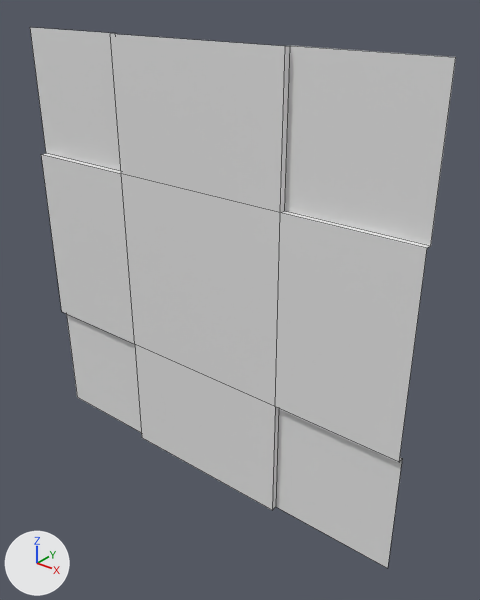
What one commit did to the FBX model Assets/Models/Traffic/Roads/Prop_SingleRoad_Crossroads.fbx.
Both versions are drawn from a 50 mm camera at (10.06, -27.22, 4.92) aimed at (4.39, -20.14, 0.53). The lights are fixed; the arrows at lower left show +X, +Y and +Z. Mesh edges are drawn as thin lines. Where no turn or scale is listed for an object, it has been applied to the vertices.

In view in the first picture: 'Prop_SingleRoad_Crossroads'.
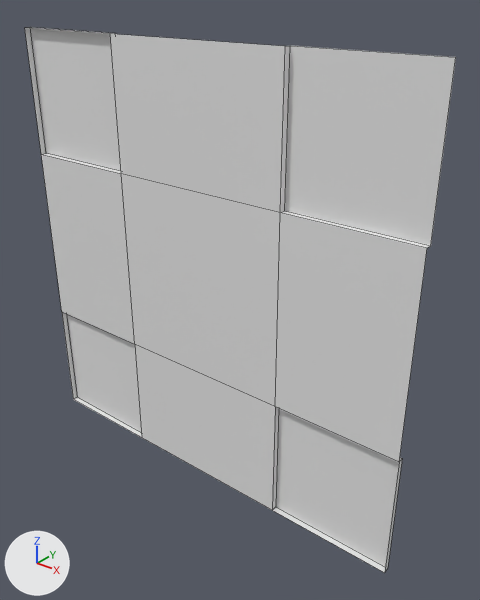
The newer file is also turned or shifted as a whole; pictures and numbers use the older file's frame.

Boxes [x1, y1, x2, y2] around the edits, measured in the pictures (480 x 600 px):
'Prop_SingleRoad_Crossroads', reshaped: before [30, 27, 456, 568]; after [25, 27, 456, 573]
part 1 of me_mesh_singleroad_crossroads, added: after [25, 27, 402, 573]

Edits to the bpy script that builds the scene:
```text
Change me_mesh_singleroad_crossroads:
    where me_mesh_singleroad_crossroads.from_pydata(...)  # 28 vertices, 17 faces; spans x -10.0..-3.0, y 0.0..0.1, z -3.5..3.5
    used by ob_prop_singleroad_crossroads; location = (10.36, -20.51, 0.7)
    verts and faces of me_mesh_singleroad_crossroads; kept vertices keep their numbers, new ones are numbered from 28
    before: 0 (-10.0, 0.0, -1.5) at pixel (61, 311), 1 (-3.0, 0.0, -1.5) at pixel (399, 462), 4 (-5.0, 0.0, -3.5) at pixel (272, 510), 5 (-8.0, 0.0, -3.5) at pixel (141, 437), 7 (-10.0, 0.1, -1.5)
    before: 9 (-3.0, 0.1, -1.5) at pixel (402, 458), 10 (-5.0, 0.1, -3.5) at pixel (275, 506), 11 (-8.0, 0.1, -3.5), 12 (-3.0, 0.1, -3.5) at pixel (387, 568), 13 (-10.0, 0.1, -3.5) at pixel (77, 397)
    before: 14 (-10.0, 0.0, 1.5) at pixel (41, 154), 19 (-8.0, 0.0, 3.5) at pixel (110, 33), 21 (-10.0, 0.1, 1.5) at pixel (46, 153), 25 (-8.0, 0.1, 3.5) at pixel (115, 33), 27 (-10.0, 0.1, 3.5) at pixel (30, 27)
    me_mesh_singleroad_crossroads part 1
    add for new, old in zip([28, 29, 30], [12, 13, 27]): verts[new] = verts[old] + (0.0, -0.1, 0.0)
    add faces += [(19, 25, 27, 30), (14, 30, 27, 21), (0, 7, 13, 29), (5, 29, 13, 11), (4, 10, 12, 28), (1, 28, 12, 9)]  # mat_mat_sidewalk (white #e7e7e7)
```
